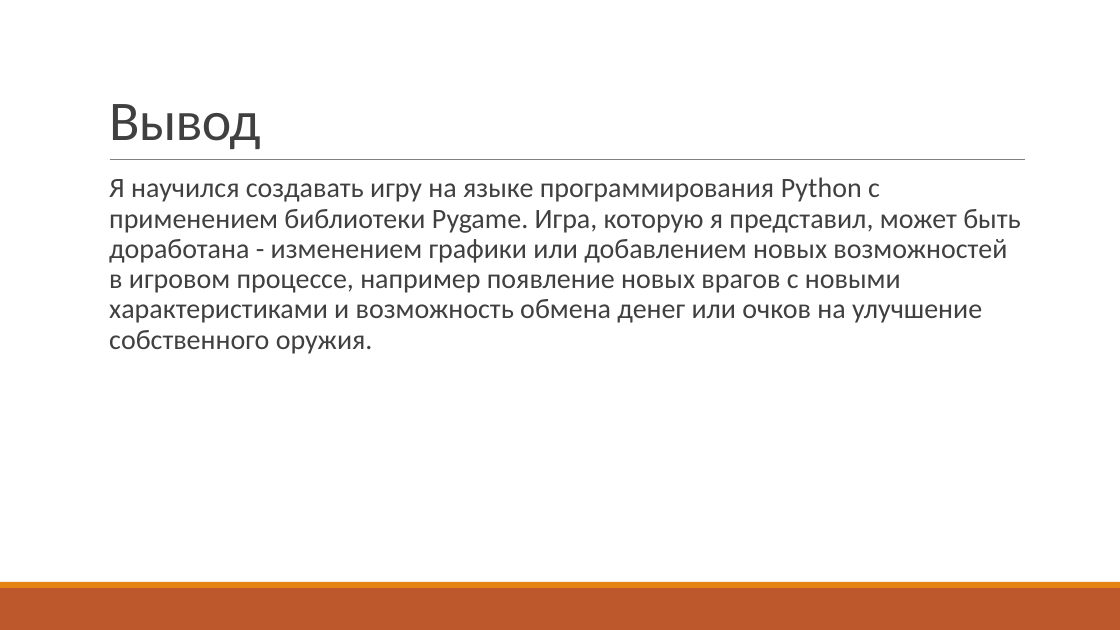
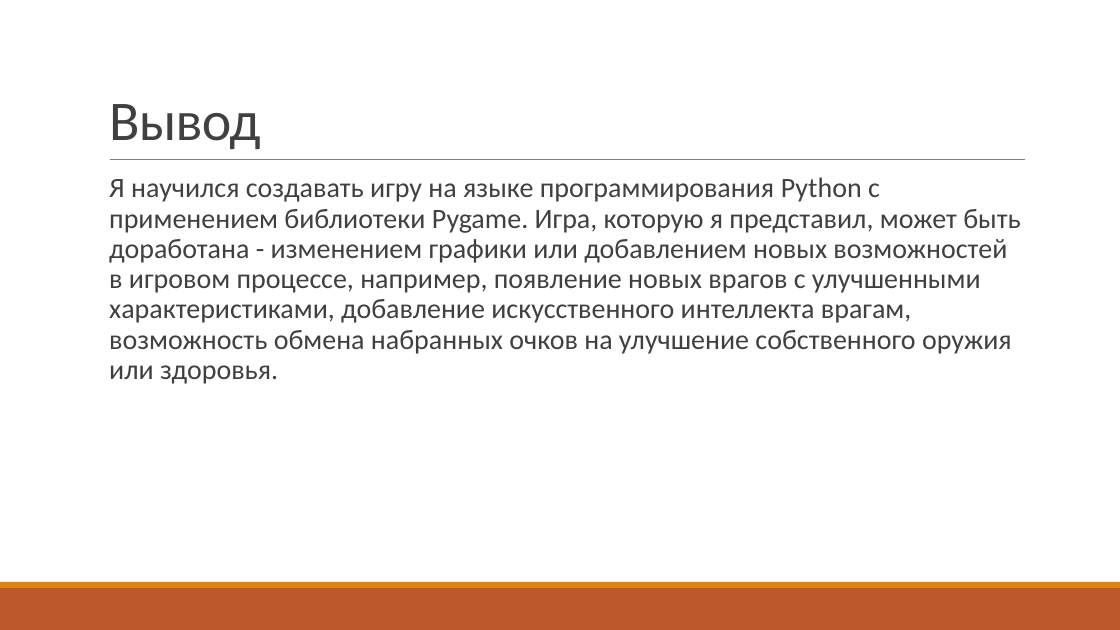
Before and after one commit to ionow2018/gameproject, a slide deck: slide 4 of Проект игры-информатика.pptx. Drawn at 1120x630 pixels with LibreOffice and Linux fonts; fonts in the diff are those of the drawing. Boxes give left, top, right and bottom in pixels: in the first picture for what was removed or moved away, otherwise in the second. Text is boxed around its words. In the diff, an @@ line names an element or a change of style, - is before the commit and + after.

```diff
--- a/Проект игры-информатика.pptx
+++ b/Проект игры-информатика.pptx
@@ text at bbox=[109, 177, 1021, 384]: text changed @@
-  Я научился создавать игру на языке программирования Python с применением библиотеки Pygame. Игра, которую я представил, может быть доработана - изменением графики или добавлением новых возможностей в игровом процессе, например появление новых врагов с новыми характеристиками и возможность обмена денег или очков на улучшение собственного оружия.
+  Я научился создавать игру на языке программирования Python с применением библиотеки Pygame. Игра, которую я представил, может быть доработана - изменением графики или добавлением новых возможностей в игровом процессе, например, появление новых врагов с улучшенными характеристиками, добавление искусственного интеллекта врагам, возможность обмена набранных очков на улучшение собственного оружия или здоровья.
```
Also in this commit, not shown: 1 other file.
